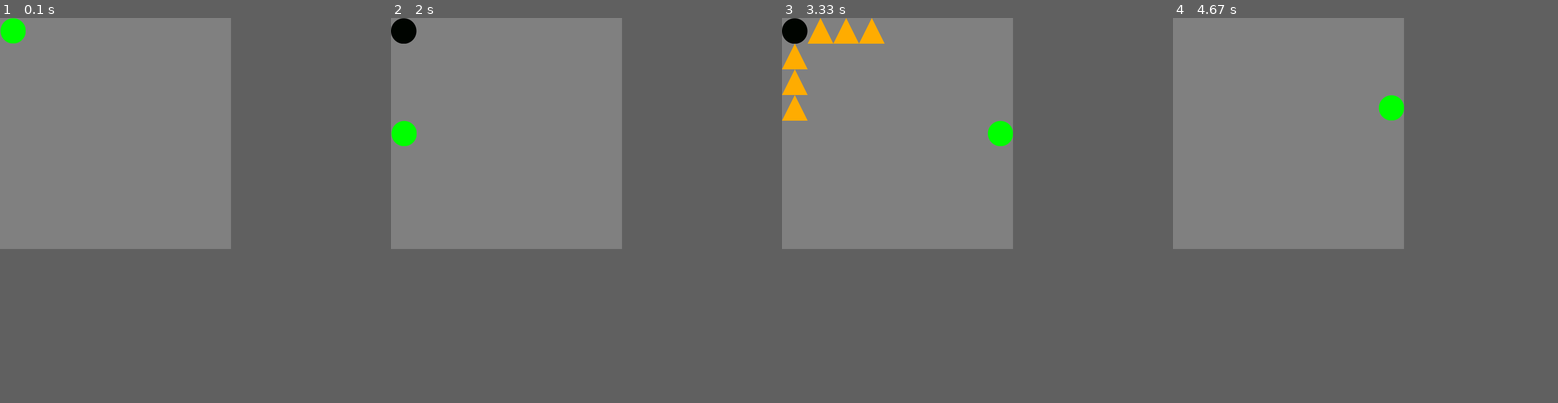
Above: before the commit, frames 1-4 (left to right).
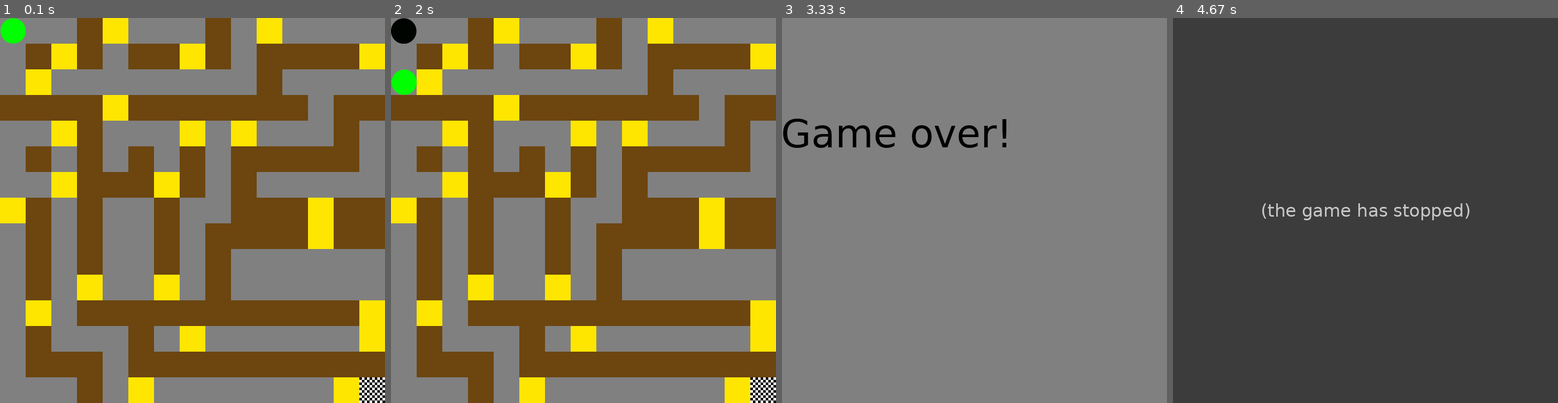
Above: after the commit, the same moments.

Repository: ewenak/simple-bomberman
Game: pygame game, started from bomberman.py
The game is run twice, just before and just after one commit, with the same random seed, the same clock (stepped at 60 frames per second) and the same inputs.
Inputs:
- Up to frame 1 (0.1 s): no input
- Up to frame 2 (2 s): tap Space at 0.33 s; hold Left 0.67-1.2 s; hold Down 1.23-1.7 s
- Up to frame 3 (3.33 s): hold Up 2.17-2.53 s; hold Right 2.57-3.2 s; hold Down from 3.23 s (still down)
- Up to frame 4 (4.67 s): release Down at 3.6 s; hold Left 3.63-4.1 s; hold Right 4.13-4.6 s; hold Up from 4.63 s (still down)
The window is 450x450 before the commit and 750x750 after it. Grey fills any space a smaller window leaves; there, only what the larger window draws over its background counts as a difference.

The runs differ from the first frame. In frame 1, 51% of the frame differs, in the area x 0-100%, y 0-100%; in frame 2, 52%; in frame 3, 3.2%; in frame 4, 36%.
Error after the commit: TypeError: (0, 1) is empty or is not <classes.Player object at 0x7ffff2bd8110> (classes.py l...; the game stopped at 4.13 s (later frames are placeholders)

Commit message:
Implement Level and Goal classes

Diff:
--- a/bomberman.py
+++ b/bomberman.py
@@ -18,7 +18,9 @@
 
 grid = classes.Grid(window)
 
-player = classes.Player(window, grid)
+level = classes.Level(window, grid, 'level.txt')
+level.render()
+player = level.players[0]
 
 pygame.key.set_repeat(400, 30)
 
--- a/classes.py
+++ b/classes.py
@@ -54,10 +54,38 @@
             i.display()
 
 
+class Level:
+    def __init__(self, window, grid, file):
+        self.window = window
+        self.grid = grid
+
+        self.players = []
+        self.walls = []
+        self.destroyable_walls = []
+        self.goals = []
+
+        with open(file) as f:
+            self.level_grid = [ list(l) for l in f.read().split('\n') ]
+
+    def render(self):
+        matching_dict = {
+            'a': ('players', Player),
+            'b': ('walls', Wall),
+            'c': ('destroyable_walls', DestroyableWall),
+            'd': ('goals', Goal),
+        }
+        for l in range(0, 15):
+            for c in range(0, 15):
+                cell = self.level_grid[l][c]
+                class_classname = matching_dict.get(cell)
+                if class_classname is not None:
+                    getattr(self, class_classname[0]).append(class_classname[1](self.window, self.grid, [c, l]))
+
+
 class GridObject:
     def __init__(self, window, grid, pos):
         el = grid.get_element(pos)
-        if isinstance(el, Wall) and not el.destroyable:
+        if isinstance(el, Wall) and not el.deletable:
             self.accepted = False
             return
         else:
@@ -74,12 +102,22 @@
         self.rect.move_ip(*pos)
         self.window = window
         window.blit(self.image, self.rect)
+        self.deletable = True
 
     def display(self):
         self.window.blit(self.image, self.rect)
 
     def delete(self):
         pass
+
+
+class Goal(GridObject):
+    def __init__(self, window, grid, pos):
+        super().__init__(window, grid, pos)
+        self.deletable = False
+
+    def get_image(self):
+        return constants.goal_image
 
 
 class Player(GridObject):
@@ -95,8 +133,15 @@
             (self.gridpos[1] + move_y) * constants.sprite_size >= constants.dimensions[1]):
             return
         new_pos = [self.gridpos[0] + move_x, self.gridpos[1] + move_y]
-        if self.grid.get_element(new_pos) \
-            is not None:
+        el = self.grid.get_element(new_pos)
+        if isinstance(el, Goal):
+            self.rect.move_ip(move_x * constants.sprite_size, move_y * constants.sprite_size)
+            self.display()
+            return
+        elif isinstance(el, Fire):
+            self.on_explode()
+            return
+        elif el is not None:
             return
 
         self.rect.move_ip(move_x * constants.sprite_size, move_y * constants.sprite_size)
@@ -113,7 +158,7 @@
     def get_image(self):
         return constants.player_image
 
-    def delete(self):
+    def on_explode(self):
         self.grid.cancel_timers()
         self.grid.data = {}
         self.grid.reload()
@@ -141,14 +186,15 @@
             lambda i: [self.gridpos[0], self.gridpos[1] + i],
             lambda i: [self.gridpos[0], self.gridpos[1] - i]
         ]
-        not_to_fire_directions = []
-        for i in range(1, constants.bomb_explosion_scope):
-            for d in enumerate(directions):
-                p = d[1](i)
+        for d in directions:
+            for i in range(1, constants.bomb_explosion_scope):
+                p = d(i)
                 el = self.grid.get_element(p)
-                if isinstance(el, Wall) and not el.destroyable:
-                    not_to_fire_directions.append(d[0])
-                elif not d[0] in not_to_fire_directions:
+                if isinstance(el, Wall):
+                    if el.deletable:
+                        Fire(self.window, self.grid, p)
+                    break
+                else:
                     Fire(self.window, self.grid, p)
         timer = Timer(constants.bomb_explosion_duration, self.delete)
         self.grid.all_timers.append(timer)
@@ -160,11 +206,16 @@
 
 class Fire(GridObject):
     def __init__(self, window, grid, pos):
-        super().__init__(window, grid, pos)
-        if self.accepted:
-            timer = Timer(constants.bomb_explosion_duration, self.delete)
-            grid.all_timers.append(timer)
-            timer.start()
+        el = grid.get_element(pos)
+        if el and el.deletable == False:
+            if hasattr(el, 'on_explode'):
+                el.on_explode()
+        else:
+            super().__init__(window, grid, pos)
+            if self.accepted:
+                timer = Timer(constants.bomb_explosion_duration, self.delete)
+                grid.all_timers.append(timer)
+                timer.start()
 
     def get_image(self):
         return constants.fire_image
@@ -176,15 +227,16 @@
 class Wall(GridObject):
     def __init__(self, window, grid, pos):
         super().__init__(window, grid, pos)
-        self.destroyable = False
+        self.deletable = False
 
     def get_image(self):
         return constants.wall_image
 
+
 class DestroyableWall(Wall):
     def __init__(self, window, grid, pos):
         super().__init__(window, grid, pos)
-        self.destroyable = True
+        self.deletable = True
 
     def get_image(self):
         return constants.destroyable_wall_image
--- a/constants.py
+++ b/constants.py
@@ -3,7 +3,7 @@
 DEBUG = True
 
 title = 'Bomberman'
-dimensions = [450, 450]
+dimensions = [750, 750]
 background_color = [128, 128, 128]
 
 sprite_size = 50
@@ -13,6 +13,7 @@
 fire_image = 'images/fire.png'
 wall_image = 'images/wall.png'
 destroyable_wall_image = 'images/destroyable_wall.png'
+goal_image = 'images/goal.png'
 game_over_image = 'images/game_over.png'
 
 bomb_explosion_delay = 2.0
--- /dev/null
+++ b/level.txt
@@ -0,0 +1,15 @@
+a  bc   b c
+ bcb bbcb bbbbc
+ c        b
+bbbbcbbbbbbb bb
+  cb   c c   b
+ b b b b bbbbb
+  cbbbcb b
+cb b  b  bbbcbb
+ b b  b bbbbcbb
+ b b  b b
+ b c  c b
+ c bbbbbbbbbbbc
+ b   b c      c
+ bbb bbbbbbbbbb
+   b c       cd
Binary file added: images/goal.png
